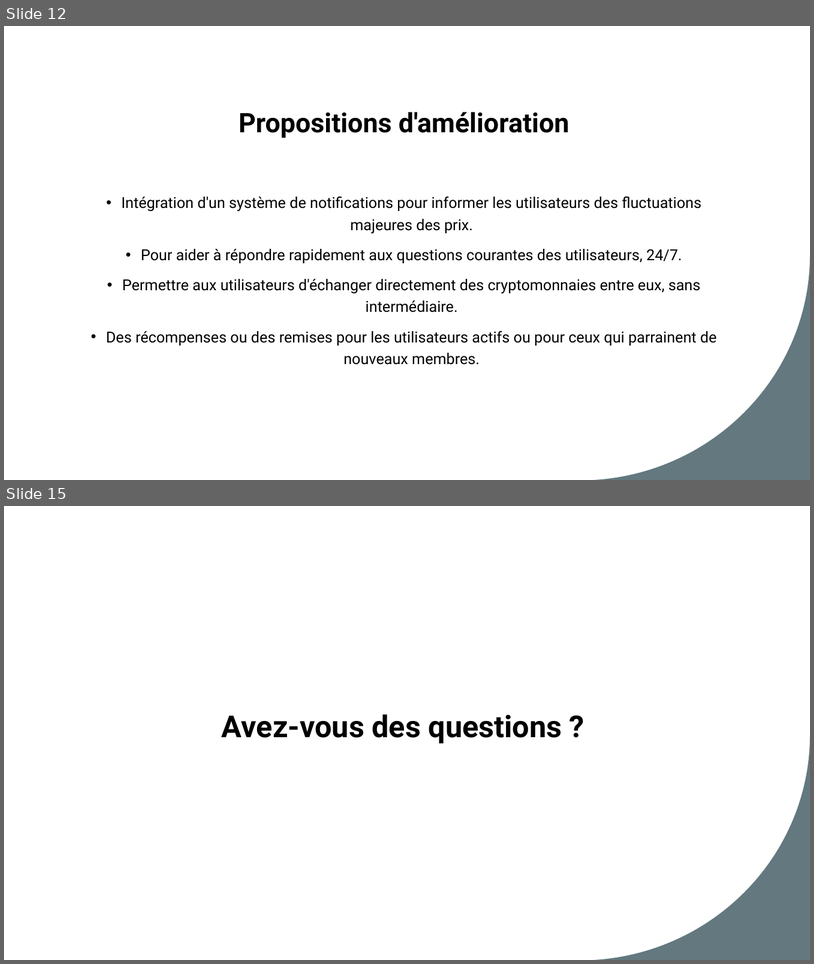
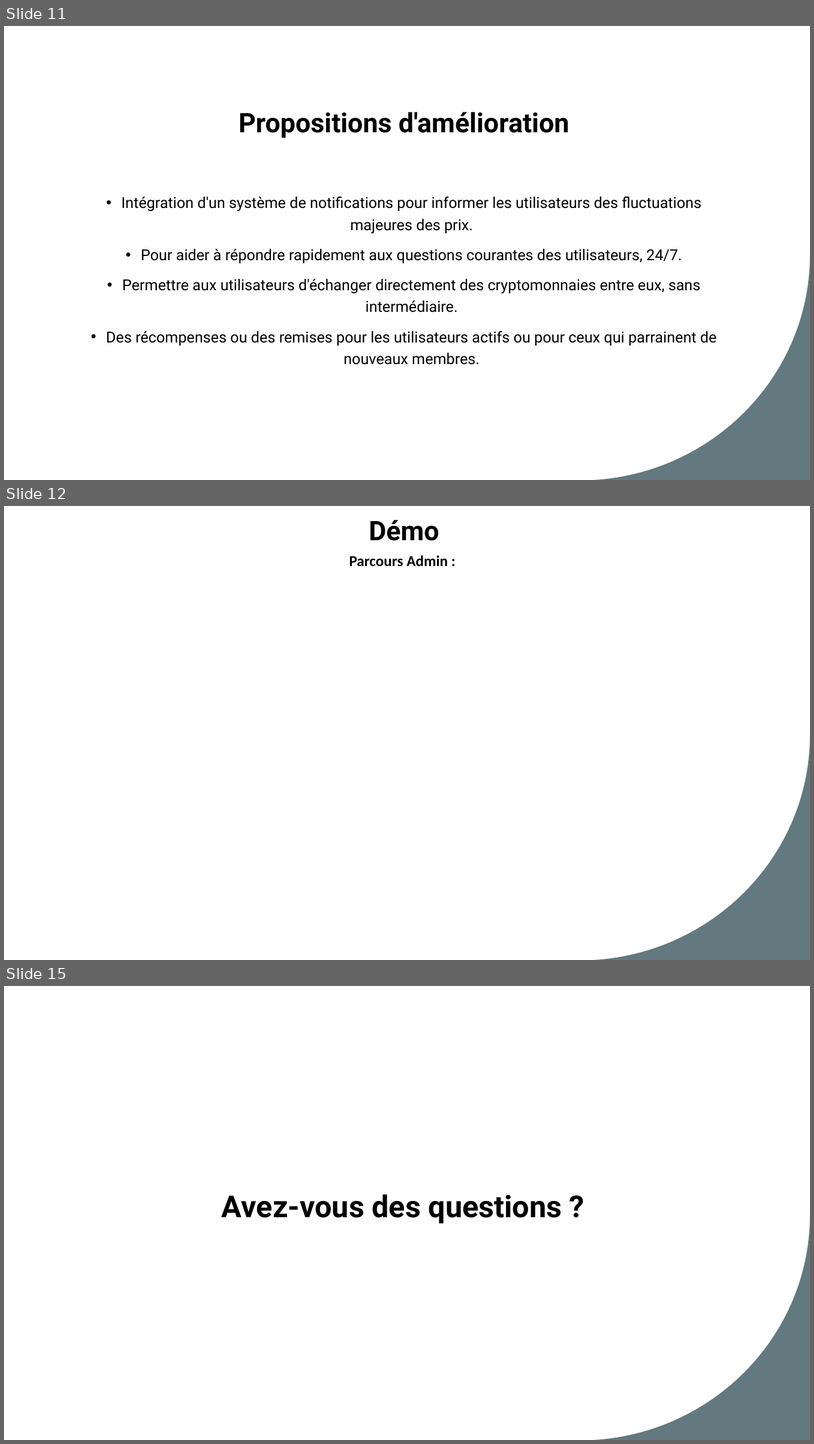
Before and after one commit to FlorentGATTI/projet-finale_bitchest, a slide deck: Bitchest_slides.pptx. Shown one above the other, each under a label of ours: slides 12 and 15 before the commit, slides 11, 12 and 15 after it; the slides between them are not shown. The pictures are 814x964 and 814x1444 pixels, drawn with LibreOffice and Linux fonts; fonts in the diff are those of the drawing. Boxes give left, top, right and bottom in pixels: in the first picture for what was removed or moved away, otherwise in the second. Text is boxed around its words. In the diff, an @@ line names an element or a change of style, - is before the commit and + after.

```diff
--- a/Bitchest_slides.pptx
+++ b/Bitchest_slides.pptx
@@ slide 12 added at bbox=[4, 506, 810, 960], background #FFFFFF; not listed: 1 template element that a slide beside it also shows @@
@@ title added at bbox=[369, 520, 439, 541], 32 pt, text #000000, bold @@
+Démo
@@ text added at bbox=[350, 555, 448, 567], 18 pt, text #000000, bold @@
+Parcours Admin :
@@ what was slide 12 is now slide 11 @@
```
Also in this commit, not shown: 6 slides changed, 1 other slide added, 2 slides removed, 9 other files.
